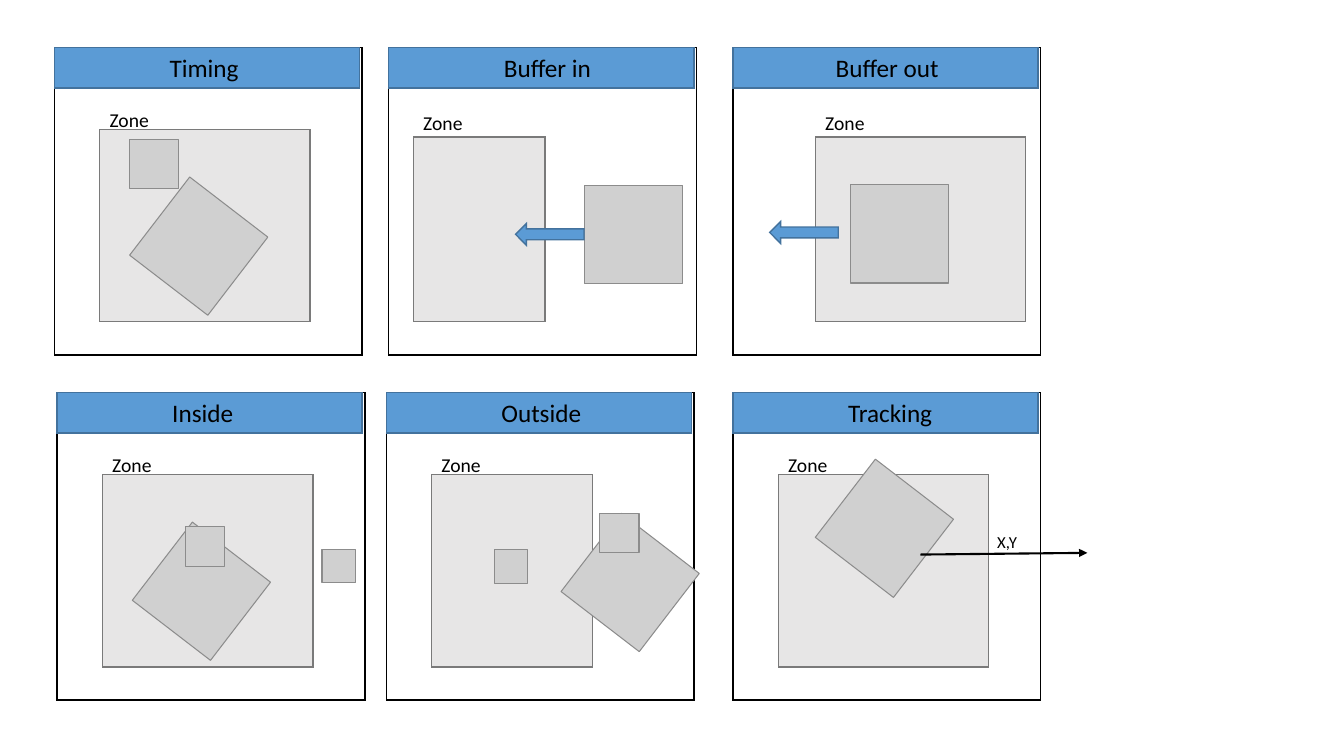
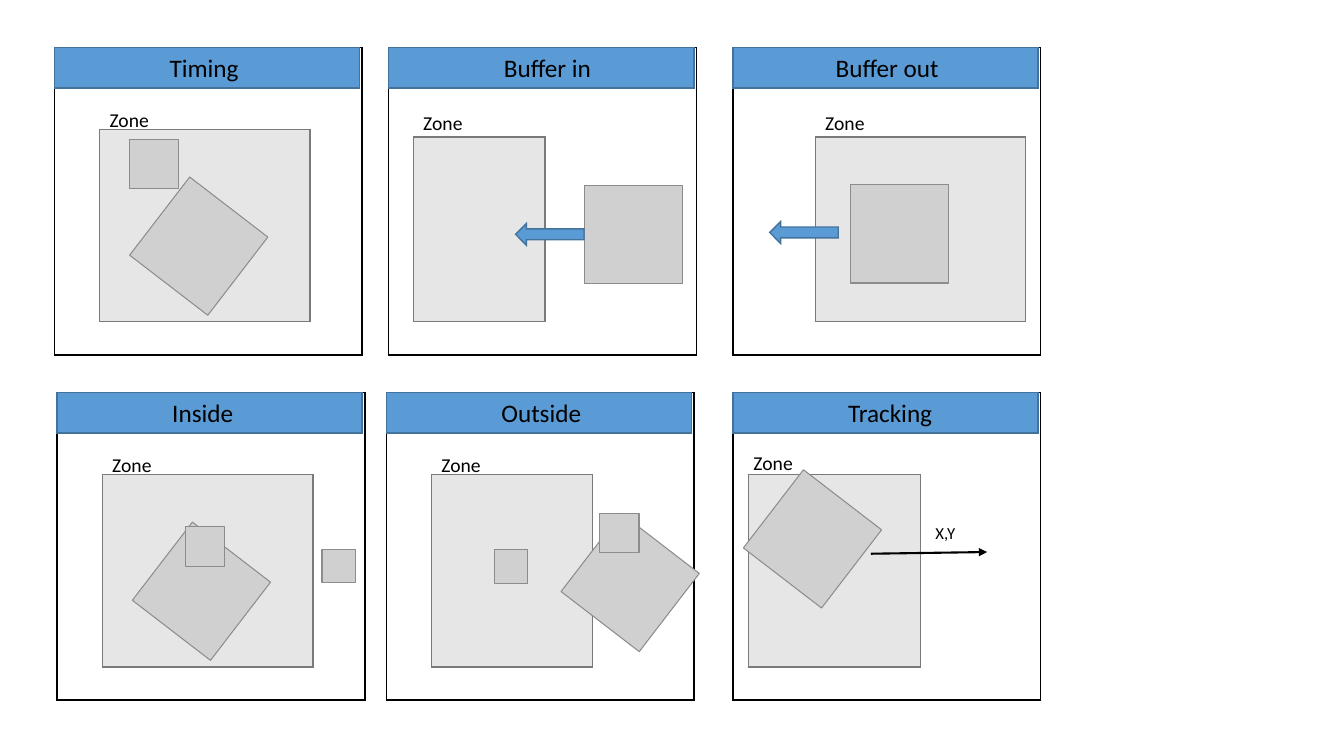
Before and after one commit to etu26048/TFE, a slide deck: slide 3 of Présentation1.pptx. Drawn at 1344x756 pixels with LibreOffice and Linux fonts; fonts in the diff are those of the drawing; grey boxes stand for pictures. Boxes give left, top, right and bottom in pixels: in the first picture for what was removed or moved away, otherwise in the second. Text is boxed around its words. In the diff, an @@ line names an element or a change of style, - is before the commit and + after.

```diff
--- a/Présentation1.pptx
+++ b/Présentation1.pptx
@@ text "Zone" moved from (x1=788, y1=459, x2=827, y2=475) to (x1=753, y1=457, x2=792, y2=475) @@
@@ picture moved from (x1=816, y1=459, x2=955, y2=598) to (x1=743, y1=470, x2=882, y2=609) @@
@@ rectangle resized from (x1=778, y1=475, x2=989, y2=667) to (x1=748, y1=475, x2=921, y2=667) @@
@@ text "X,Y" moved from (x1=997, y1=537, x2=1017, y2=550) to (x1=935, y1=528, x2=955, y2=541) @@
@@ arrow moved from (921, 555) - (1088, 553) to (871, 554) - (987, 553) @@
```
Also in this commit, not shown: 1 other slide changed, 3 other files.
